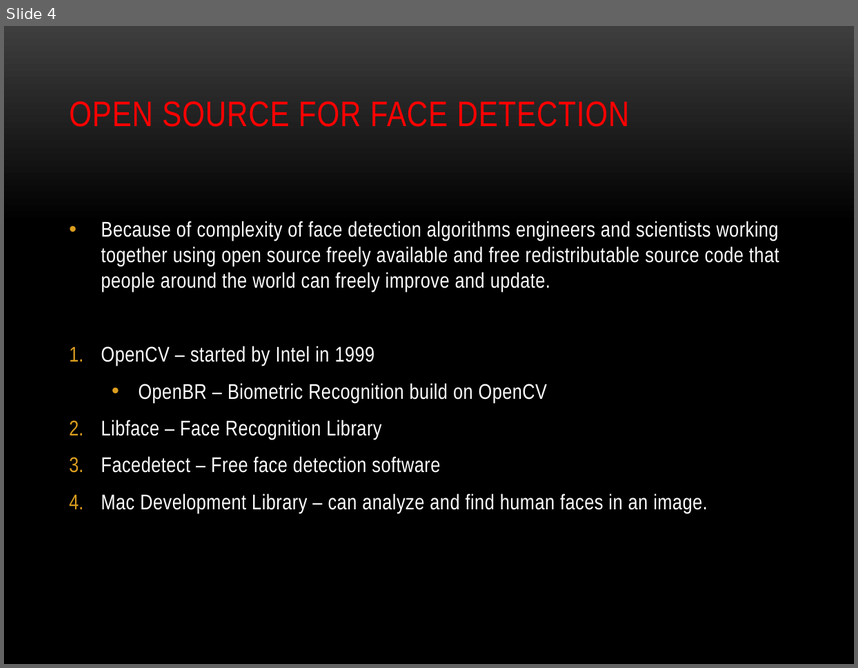
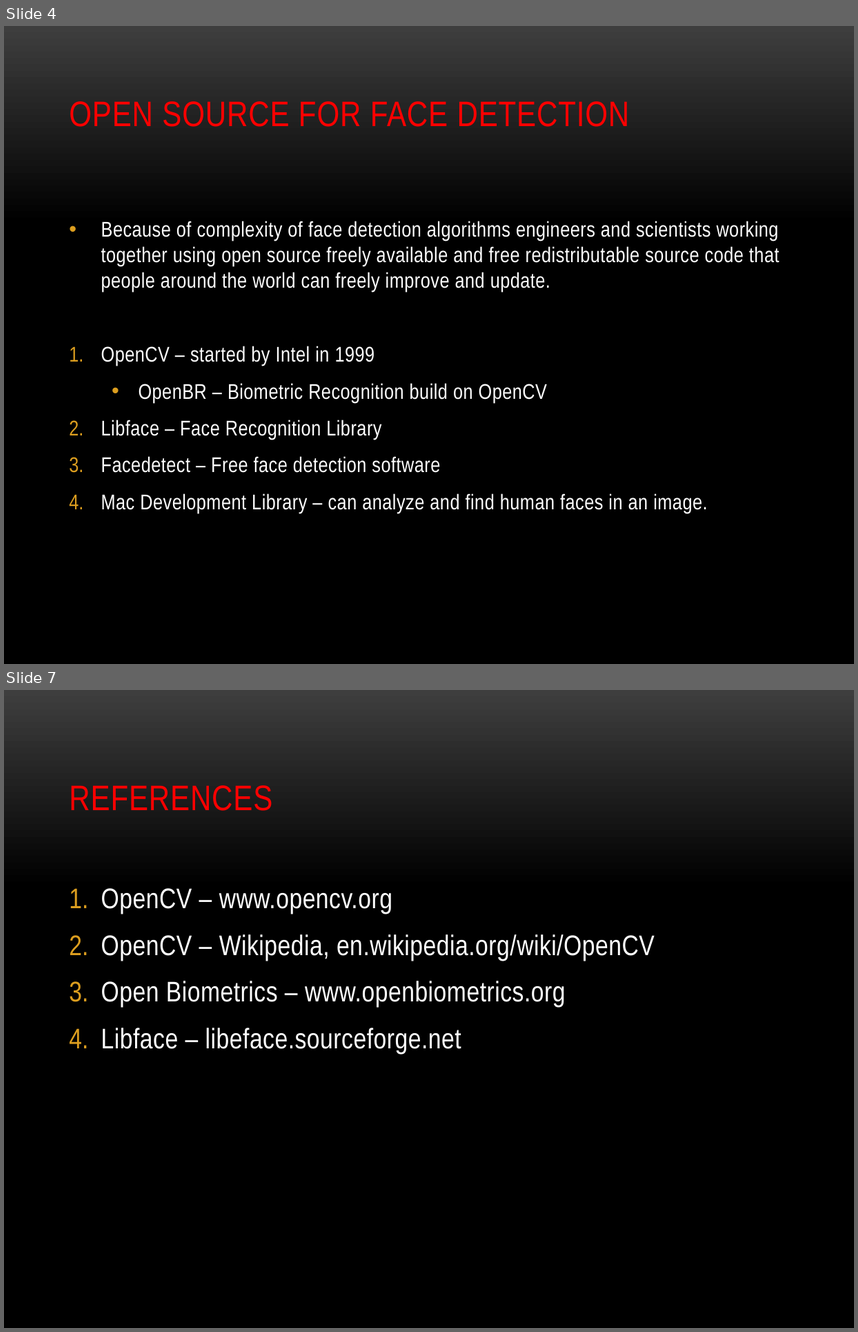
Before and after one commit to RickyXwang/FaceD, a slide deck: Final/Final-Presentation.pptx. Shown one above the other, each under a label of ours: slide 4 before the commit, slides 4 and 7 after it; the slides between them are not shown. The pictures are 858x668 and 858x1332 pixels, drawn with LibreOffice and Linux fonts; fonts in the diff are those of the drawing; background and template pictures are left out. Boxes give left, top, right and bottom in pixels: in the first picture for what was removed or moved away, otherwise in the second. Text is boxed around its words. In the diff, an @@ line names an element or a change of style, - is before the commit and + after.

Commit message:
OpenCV Introduction

```diff
--- a/Final/Final-Presentation.pptx
+++ b/Final/Final-Presentation.pptx
@@ slide 7 added at (4, 690, 854, 1328), background picture (left out) @@
@@ title added at (69, 785, 272, 811), 30 pt, text #FF0000 @@
+REFERENCES
@@ text added at (101, 888, 655, 1054), 24 pt, text #FFFFFF @@
+1. OpenCV – www.opencv.org
+2. OpenCV – Wikipedia, en.wikipedia.org/wiki/OpenCV
+3. Open Biometrics – www.openbiometrics.org
+4. Libface – libeface.sourceforge.net
```
Also in this commit, not shown: 1 slide changed, 1 other slide added.
